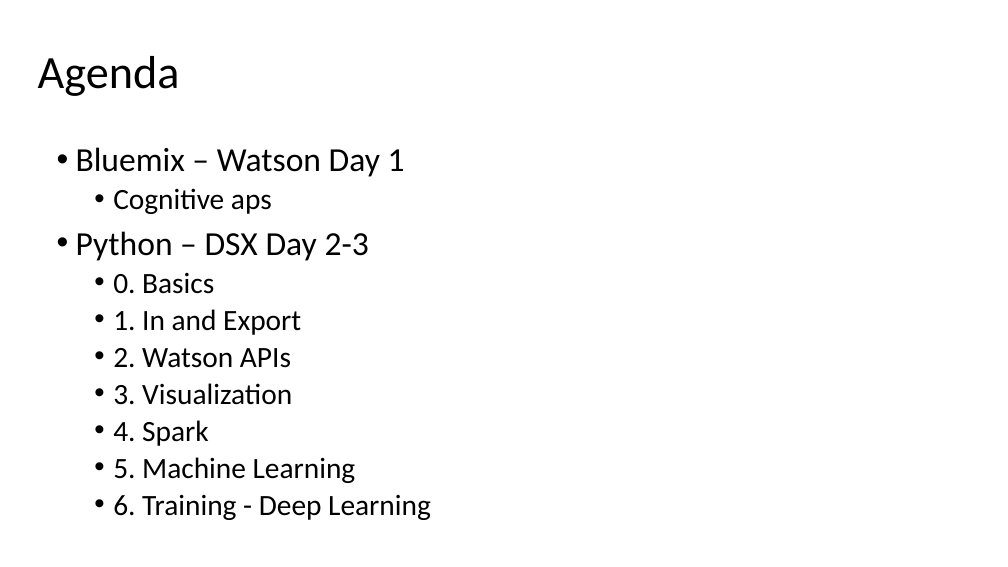
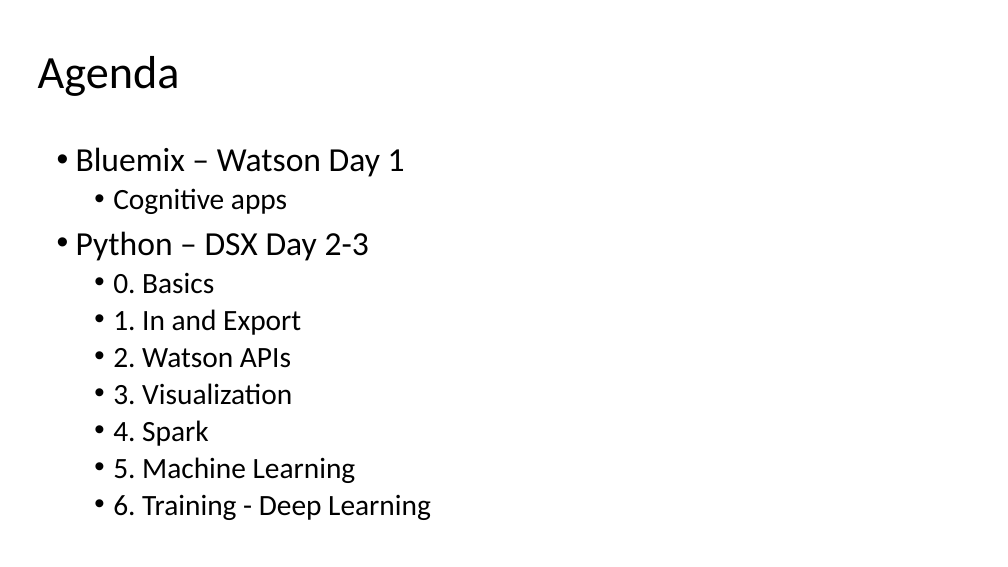
Before and after one commit to Bootcampanalytics/Training-material, a slide deck: slide 2 of Class intro.pptx. Drawn at 1008x567 pixels with LibreOffice and Linux fonts; fonts in the diff are those of the drawing. Boxes give left, top, right and bottom in pixels: in the first picture for what was removed or moved away, otherwise in the second. Text is boxed around its words. In the diff, an @@ line names an element or a change of style, - is before the commit and + after.

```diff
--- a/Class intro.pptx
+++ b/Class intro.pptx
@@ text at (113, 188, 287, 214): text changed @@
-  • Cognitive aps
+  • Cognitive apps
```
Also in this commit, not shown: 4 other slides changed, 1 slide added.
